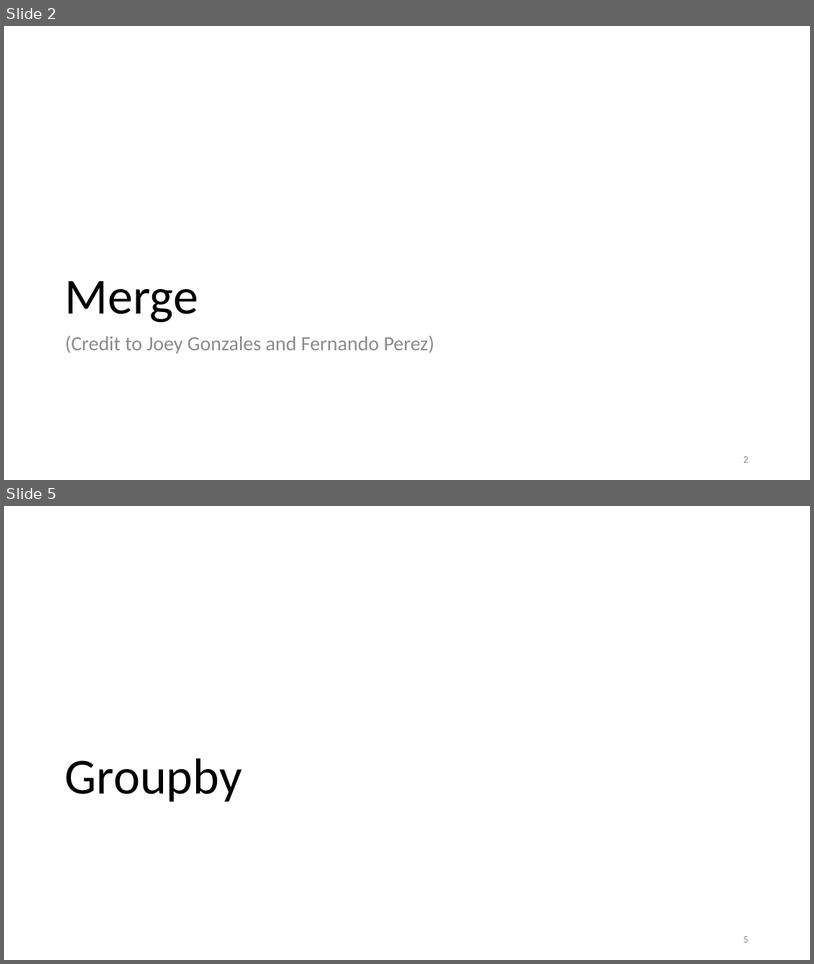
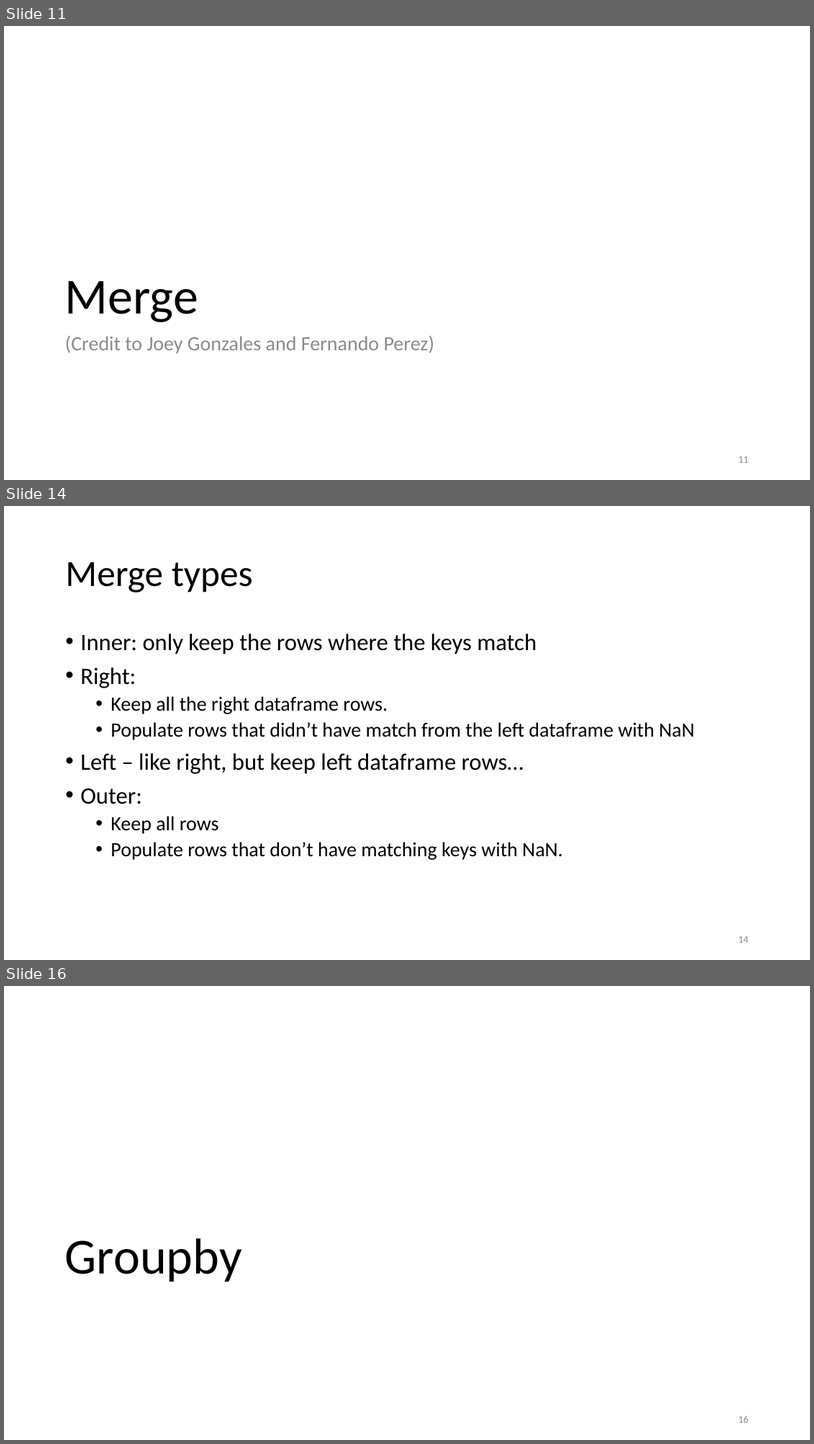
Before and after one commit to duncancallaway/ER131_2023, a slide deck: lecture/Lecture 04 Sept 5/04 Merge-Groupby.pptx. Shown one above the other, each under a label of ours: slides 2 and 5 before the commit, slides 11, 14 and 16 after it; the slides between them are not shown. The pictures are 814x964 and 814x1444 pixels, drawn with LibreOffice and Linux fonts; fonts in the diff are those of the drawing. Boxes give left, top, right and bottom in pixels: in the first picture for what was removed or moved away, otherwise in the second. Text is boxed around its words. In the diff, an @@ line names an element or a change of style, - is before the commit and + after.

```diff
--- a/lecture/Lecture 04 Sept 5/04 Merge-Groupby.pptx
+++ b/lecture/Lecture 04 Sept 5/04 Merge-Groupby.pptx
@@ slide 14 added at (x1=4, y1=506, x2=810, y2=960), background #FFFFFF @@
@@ title added at (x1=65, y1=562, x2=253, y2=592), 44 pt, text #000000 @@
+Merge types
@@ text added at (x1=80, y1=633, x2=695, y2=860), 24 pt, text #000000 @@
+• Inner: only keep the rows where the keys match
+• Right:
+  • Keep all the right dataframe rows.
+  • Populate rows that didn’t have match from the left dataframe with NaN
+• Left – like right, but keep left dataframe rows…
+• Outer:
+  • Keep all rows
+  • Populate rows that don’t have matching keys with NaN.
@@ page number added at (x1=738, y1=936, x2=748, y2=942), 12 pt, text #8C8C8C @@
+14
@@ what was slide 2 is now slide 11 @@
@@ page number at (x1=738, y1=456, x2=748, y2=462): text changed @@
-2
+11
@@ what was slide 5 is now slide 16 @@
@@ page number at (x1=738, y1=1416, x2=748, y2=1422): text changed @@
-5
+16
```
Also in this commit, not shown: 3 slides changed, 10 other slides added, 9 other files.
